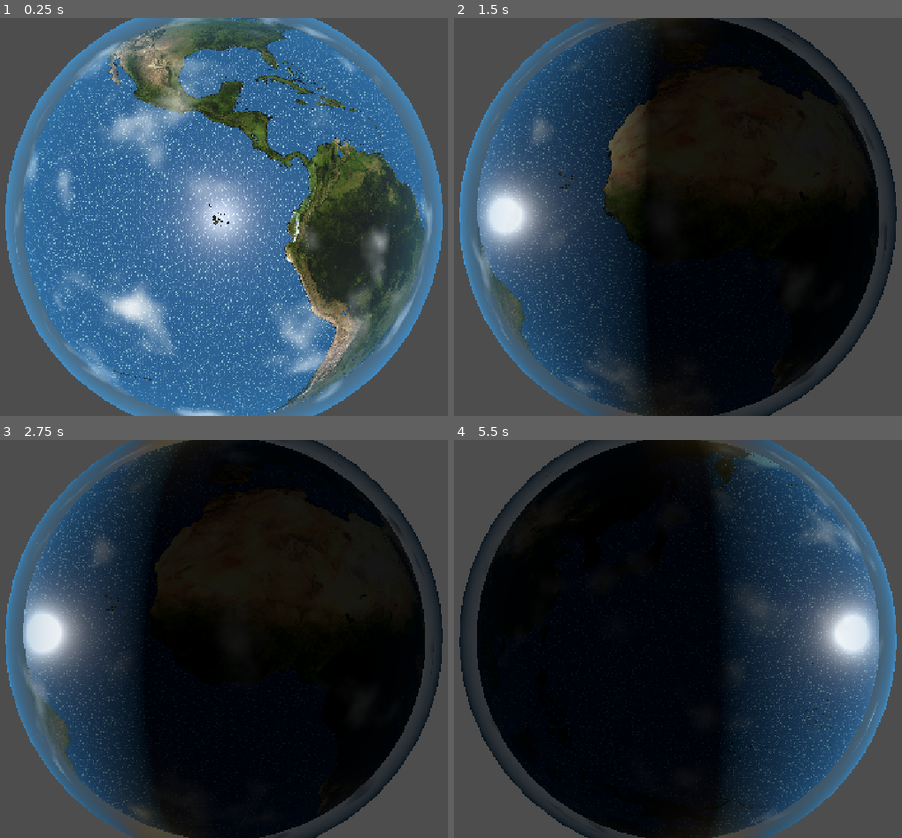
Above: before the commit, frames 1-4 (two rows, left to right).
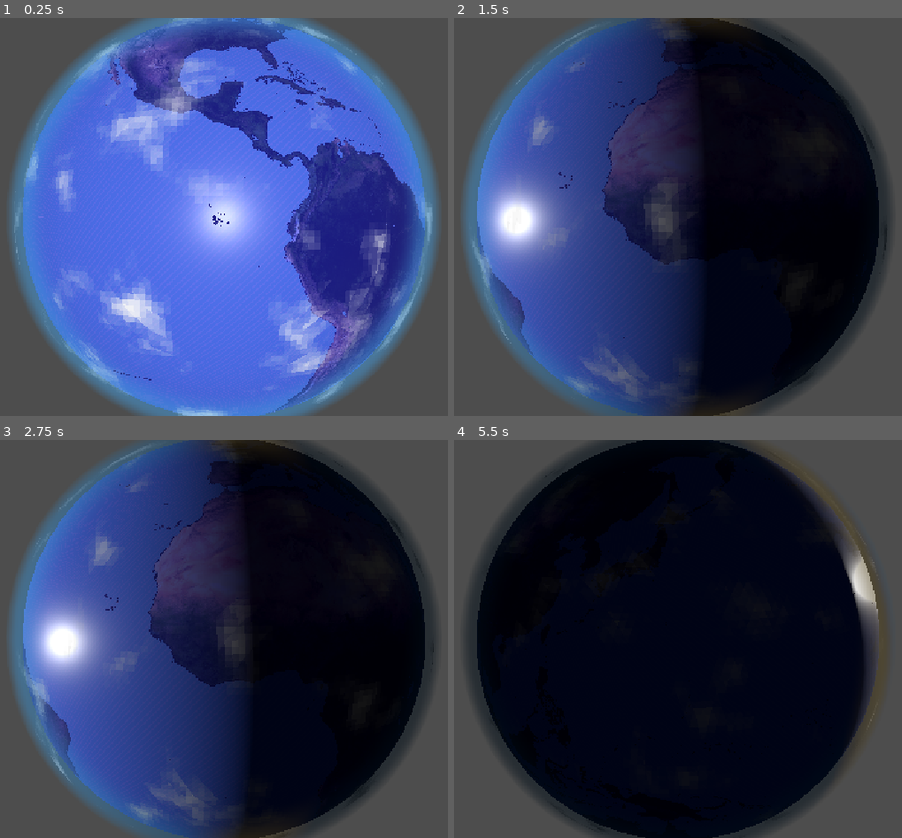
Above: after the commit, the same moments.

Repository: Steelsphere/planet-game
Game: Godot game, scene res://scenes/game.tscn
The game is run twice, just before and just after one commit, with the same random seed, the same clock (stepped at 60 frames per second) and the same inputs.
Inputs (mouse positions are in pixels of both pictures, inside the frame that each line leads up to):
- Up to frame 1 (0.25 s): no input
- Up to frame 2 (1.5 s): move the mouse to (834, 197) at 0.52 s; hold Middle mouse button (Rotate Camera) 0.53-1.28 s; move the mouse to (534, 236) at 1.27 s; tap Middle mouse button (Rotate Camera) at 1.35 s
- Up to frame 3 (2.75 s): move the mouse to (295, 551) at 2.02 s; hold Middle mouse button (Rotate Camera) from 2.03 s (still down)
- Up to frame 4 (5.5 s): move the mouse to (642, 718) at 2.77 s; release Middle mouse button (Rotate Camera) at 2.78 s; tap Middle mouse button (Rotate Camera) at 2.85, 4.35 s; move the mouse to (888, 698) at 3.52 s; hold Middle mouse button (Rotate Camera) 3.53-4.28 s; move the mouse to (467, 579) at 4.27 s; move the mouse to (713, 639) at 5.02 s; hold Middle mouse button (Rotate Camera) from 5.03 s (still down)

The runs differ from the first frame. In frame 1, 75% of the frame differs, in the area x 1-99%, y 0-100%; in frame 2, 43%; in frame 3, 45%; in frame 4, 29%.

Commit message:
added temperature simulation kinda

Diff:
--- a/scenes/game.tscn
+++ b/scenes/game.tscn
@@ -4,7 +4,6 @@
 [ext_resource type="Texture2D" uid="uid://5qr7s73cke5y" path="res://assets/textures/World_elevation_map.png" id="3_dinhu"]
 [ext_resource type="Texture2D" uid="uid://b8pllj67x2ifm" path="res://assets/textures/planet_atlas.png" id="3_lnu2h"]
 [ext_resource type="NoiseTexture3D" uid="uid://byu77tx8a4dyy" path="res://assets/textures/humidity_map_3d.tres" id="4_0tnpc"]
-[ext_resource type="NoiseTexture3D" uid="uid://df024ee7nig7g" path="res://assets/textures/temperature_map_3d.tres" id="4_gee14"]
 [ext_resource type="Texture2D" uid="uid://hfimpffye81" path="res://assets/textures/Blue_Marble_2002.png" id="6_dinhu"]
 [ext_resource type="Script" uid="uid://b8pnsh2u8fwo4" path="res://scripts/planet.gd" id="6_u5sy4"]
 [ext_resource type="Script" uid="uid://dbkob1keo8qvn" path="res://scripts/camera.gd" id="8_gee14"]
@@ -12,6 +11,10 @@
 [ext_resource type="Shader" uid="uid://c6rjku44x41rt" path="res://shaders/clouds.gdshader" id="10_kvpfn"]
 [ext_resource type="NoiseTexture3D" uid="uid://beuf2f0acfkjg" path="res://assets/textures/cloud_noise_3d.tres" id="11_dinhu"]
 [ext_resource type="ArrayMesh" uid="uid://b4e2s00ffw313" path="res://assets/meshes/icosphere.res" id="12_kvuet"]
+[ext_resource type="Shader" uid="uid://bgqrui41xliq6" path="res://shaders/temperature.gdshader" id="12_trtic"]
+
+[sub_resource type="ViewportTexture" id="ViewportTexture_dinhu"]
+viewport_path = NodePath("Planet/Temperature")
 
 [sub_resource type="ShaderMaterial" id="ShaderMaterial_371vi"]
 resource_local_to_scene = true
@@ -20,11 +23,12 @@
 shader_parameter/orbital_angle = 5.13
 shader_parameter/terrain_map = ExtResource("6_dinhu")
 shader_parameter/elevation_map = ExtResource("3_dinhu")
-shader_parameter/temperature_map = ExtResource("4_gee14")
+shader_parameter/temperature_map = SubResource("ViewportTexture_dinhu")
 shader_parameter/humidity_map = ExtResource("4_0tnpc")
 shader_parameter/atlas = ExtResource("3_lnu2h")
 
 [sub_resource type="SphereMesh" id="SphereMesh_27j6a"]
+resource_local_to_scene = true
 material = SubResource("ShaderMaterial_371vi")
 radius = 1.0
 height = 2.0
@@ -48,9 +52,25 @@
 radius = 1.0
 height = 2.0
 
+[sub_resource type="ViewportTexture" id="ViewportTexture_d28px"]
+viewport_path = NodePath("Planet/Temperature")
+
+[sub_resource type="ViewportTexture" id="ViewportTexture_kvuet"]
+viewport_path = NodePath("Planet/Temperature2")
+
+[sub_resource type="ShaderMaterial" id="ShaderMaterial_27j6a"]
+resource_local_to_scene = true
+shader = ExtResource("12_trtic")
+shader_parameter/prev_texture = SubResource("ViewportTexture_kvuet")
+shader_parameter/elevation_map = ExtResource("3_dinhu")
+shader_parameter/terrain_map = ExtResource("6_dinhu")
+
 [sub_resource type="Environment" id="Environment_27j6a"]
 ambient_light_source = 2
 ambient_light_color = Color(0.09239707, 0.09239706, 0.09239706, 1)
+
+[sub_resource type="ViewportTexture" id="ViewportTexture_27j6a"]
+viewport_path = NodePath("Planet/Temperature2")
 
 [node name="Game" type="Node3D" unique_id=69394701]
 
@@ -72,6 +92,34 @@
 transform = Transform3D(1.025, 0, 0, 0, 1.025, 0, 0, 0, 1.025, 0, 0, 0)
 mesh = SubResource("SphereMesh_kvuet")
 
+[node name="Temperature2" type="SubViewport" parent="Planet" unique_id=1298222392]
+disable_3d = true
+size = Vector2i(128, 64)
+render_target_clear_mode = 1
+render_target_update_mode = 0
+
+[node name="TemperatureMap2" type="TextureRect" parent="Planet/Temperature2" unique_id=311806305]
+anchors_preset = 15
+anchor_right = 1.0
+anchor_bottom = 1.0
+grow_horizontal = 2
+grow_vertical = 2
+texture = SubResource("ViewportTexture_d28px")
+
+[node name="Temperature" type="SubViewport" parent="Planet" unique_id=1021058578]
+disable_3d = true
+size = Vector2i(128, 64)
+render_target_clear_mode = 1
+render_target_update_mode = 0
+
+[node name="TemperatureMap" type="ColorRect" parent="Planet/Temperature" unique_id=1002200206]
+material = SubResource("ShaderMaterial_27j6a")
+anchors_preset = 15
+anchor_right = 1.0
+anchor_bottom = 1.0
+grow_horizontal = 2
+grow_vertical = 2
+
 [node name="Sun" type="OmniLight3D" parent="." unique_id=1815280329]
 transform = Transform3D(1, 0, 0, 0, 1, 0, 0, 0, 1, 33.09709, 0, 0)
 light_energy = 35.0
@@ -84,3 +132,10 @@
 process_mode = 4
 visible = false
 mesh = ExtResource("12_kvuet")
+
+[node name="GUI" type="CanvasLayer" parent="." unique_id=650011916]
+
+[node name="TextureRect" type="TextureRect" parent="GUI" unique_id=363212310]
+offset_right = 352.0
+offset_bottom = 176.0
+texture = SubResource("ViewportTexture_27j6a")
--- a/scripts/planet.gd
+++ b/scripts/planet.gd
@@ -1,4 +1,18 @@
 extends MeshInstance3D
 
+var main_temp_buffer = true
+
+@onready var temperature: SubViewport = $Temperature
+@onready var temperature_2: SubViewport = $Temperature2
+
 func _physics_process(delta: float) -> void:
-	rotate_y(delta * 0.1)
+	#rotate_y(delta * 0.1)
+	pass
+
+func _process(delta: float) -> void:
+	if main_temp_buffer:
+		temperature.render_target_update_mode = SubViewport.UPDATE_ONCE
+		main_temp_buffer = false
+	else:
+		temperature_2.render_target_update_mode = SubViewport.UPDATE_ONCE
+		main_temp_buffer = true
--- a/shaders/atmosphere.gdshader
+++ b/shaders/atmosphere.gdshader
@@ -4,7 +4,7 @@
 	ALBEDO = vec3(0.3, 0.7, 1.0);
 
 	float atmosphere = 1.0 - dot(NORMAL, VIEW);
-	ALPHA = pow(atmosphere, 3.0);
+	ALPHA = smoothstep(1.0, 0.5, atmosphere) * smoothstep(0.5, 0.8, atmosphere);
 }
 
 void light() {
--- a/shaders/clouds.gdshader
+++ b/shaders/clouds.gdshader
@@ -1,6 +1,6 @@
 shader_type spatial;
 
-uniform sampler3D noise1: repeat_enable;
+uniform sampler3D noise1: repeat_enable, filter_nearest;
 uniform sampler3D noise2;
 
 varying vec3 local_pos;
--- a/shaders/planet.gdshader
+++ b/shaders/planet.gdshader
@@ -4,7 +4,7 @@
 
 uniform sampler2D terrain_map: filter_nearest;
 uniform sampler2D elevation_map: filter_nearest;
-uniform sampler3D temperature_map;
+uniform sampler2D temperature_map;
 uniform sampler3D humidity_map;
 uniform sampler2D atlas: filter_nearest;
 
@@ -65,10 +65,11 @@
 	float elevation = texture(elevation_map, UV).r;
 	float humidity = texture(humidity_map, local_pos).r;
 
-	float temp_variation = (texture(temperature_map, local_pos + vec3(0.0, TIME/20.0, 0.0)).r - 0.5) * 0.5;
-	float ocean_temp_variation = (texture(temperature_map, local_pos + vec3(0.0, TIME/50.0, 0.0)).r - 0.5) * 0.2;
-	float temperature = (1.0 - abs(local_pos.y + sin(TIME/2.0) * 0.25) * 1.1) + temp_variation - elevation * 0.1;
-	float ocean_temperature = (0.9 - abs(local_pos.y + sin(TIME/2.0 - 1.0) * 0.05) * 0.9) + ocean_temp_variation;
+	//float temp_variation = (texture(temperature_map, local_pos + vec3(0.0, TIME/20.0, 0.0)).r - 0.5) * 0.5;
+	//float ocean_temp_variation = (texture(temperature_map, local_pos + vec3(0.0, TIME/50.0, 0.0)).r - 0.5) * 0.2;
+	//float temperature = (1.0 - abs(local_pos.y + sin(TIME/2.0) * 0.25) * 1.1) + temp_variation - elevation * 0.1;
+	//float ocean_temperature = (0.9 - abs(local_pos.y + sin(TIME/2.0 - 1.0) * 0.05) * 0.9) + ocean_temp_variation;
+	float temp = texture(temperature_map, UV).r;
 
 	vec2 cubemap_uv = cubemap_uv();
 	vec2 grid_pos = floor(cubemap_uv * tiling);
@@ -93,7 +94,7 @@
 		terrain_color = mix(terrain_color, snowy_mountains, smoothstep(0.8, 1.0, elevation));
 
 		// Ice
-		terrain_color = mix(terrain_color, snow, smoothstep(0.2, 0.1, temperature));
+		terrain_color = mix(terrain_color, snow, smoothstep(0.2, 0.1, temp));
 
 		//terrain_color = mix(vec3(0.0), terrain_color, min(1.0, elevation * 4.0));
 
@@ -105,7 +106,7 @@
 		//ocean = mix(vec3(0.1, 0.3, 0.5), ocean, elevation * 2.0);
 		vec3 ice = get_texture(vec2(64.0, 0.0), cubemap_uv, tile_id, 0);
 
-		ocean_color = mix(ocean, ice, smoothstep(0.1, 0.05, ocean_temperature));
+		ocean_color = mix(ocean, ice, smoothstep(0.1, 0.05, temp));
 
 		if (terrain == 0.0) {
 			ocean_color = vec3(0.0);
@@ -117,7 +118,14 @@
 	vec3 color = vec3(0.0);
 	color = mix(terrain_color, ocean_color, smoothstep(0.3, 0.0, terrain));
 	//ROUGHNESS = mix(0.35, 1.0, smoothstep(0.0, 0.1, elevation));
-	ALBEDO = color;
+	//ALBEDO = color;
+
+	vec3 temp_color = mix(vec3(0.0, 0.0, 1.0), vec3(0.4, 0.7, 1.0), smoothstep(0.0, 0.25, temp));
+    temp_color = mix(temp_color, vec3(0.0, 1.0, 0.0), smoothstep(0.25, 0.5, temp));
+    temp_color = mix(temp_color, vec3(1.0, 1.0, 0.0), smoothstep(0.5, 0.75, temp));
+    temp_color = mix(temp_color, vec3(1.0, 0.0, 0.0), smoothstep(0.75, 1.0, temp));
+
+	ALBEDO = mix(temp_color, color, 0.5);
 
 	//ALBEDO = texture(temperature_map, UV).rgb;
 	//ALBEDO = vec3(temperature);
--- a/shaders/temperature.gdshader
+++ b/shaders/temperature.gdshader
@@ -1,16 +1,43 @@
 shader_type canvas_item;
 
-uniform sampler3D noise_texture;
+const float greenhouse = 0.5;
+const float sun_strength = 1.0;
+const float axial_tilt = 0.25;
+const float albedo_strength = 0.25;
+
+uniform sampler2D prev_texture;
+uniform sampler2D elevation_map;
+uniform sampler2D terrain_map;
 
 void fragment() {
-	float theta = UV.y * 3.14159;
-	float phi = UV.x * 3.14159 * 2.0;
-	vec3 unit = vec3(0.0, 0.0, 0.0);
+    vec2 angle = vec2(UV.x * 2.0 * 3.14159, UV.y * 3.14159);
 
-	unit.x = sin(phi) * sin(theta);
-	unit.y = cos(theta) * -1.0;
-	unit.z = cos(phi) * sin(theta);
-	unit = normalize(unit);
+    float x = sin(angle.y) * cos(angle.x);
+    float y = -cos(angle.y);
+    float z = sin(angle.y) * sin(angle.x);
 
-	COLOR = vec4(1.0 - abs(unit.y) * 0.8) + (texture(noise_texture, unit).r - 0.5) * 0.2;;
+    vec3 sphere_coords = normalize(vec3(x, y, z));
+
+    vec3 sun_dir = vec3(cos(TIME), sin(TIME * 0.1) * 0.25, sin(TIME));
+    float irradiance = max(0.0, dot(sphere_coords, sun_dir) * sun_strength);
+    //float snow = texture(iChannel1, uv).r;
+
+    // Albedo
+    //irradiance *= 1.0 - snow * albedo_strength;
+
+	float terrain = texture(terrain_map, UV).r;
+	float elevation = max(0.0, texture(elevation_map, UV).r - 0.5) * 2.0;
+    float temp = texture(prev_texture, UV).r;
+	float thermal_response = 1.0;
+
+	if (terrain < 0.1) {
+		thermal_response = 0.5;
+	}
+
+	temp += irradiance * 0.0125 * (1.0 - elevation * 0.5);
+	temp -= 0.002;
+
+    vec3 col = vec3(temp);
+
+    COLOR = vec4(col,1.0);
 }
--- /dev/null
+++ b/temperature2.gdshader
@@ -0,0 +1,6 @@
+shader_type canvas_item;
+
+void fragment() {
+	float temp = texture(TEXTURE, UV).r;
+	COLOR = vec4(vec3(temp - 0.0015), 1.0);
+}
Not shown, added: temperature2.gdshader.uid
